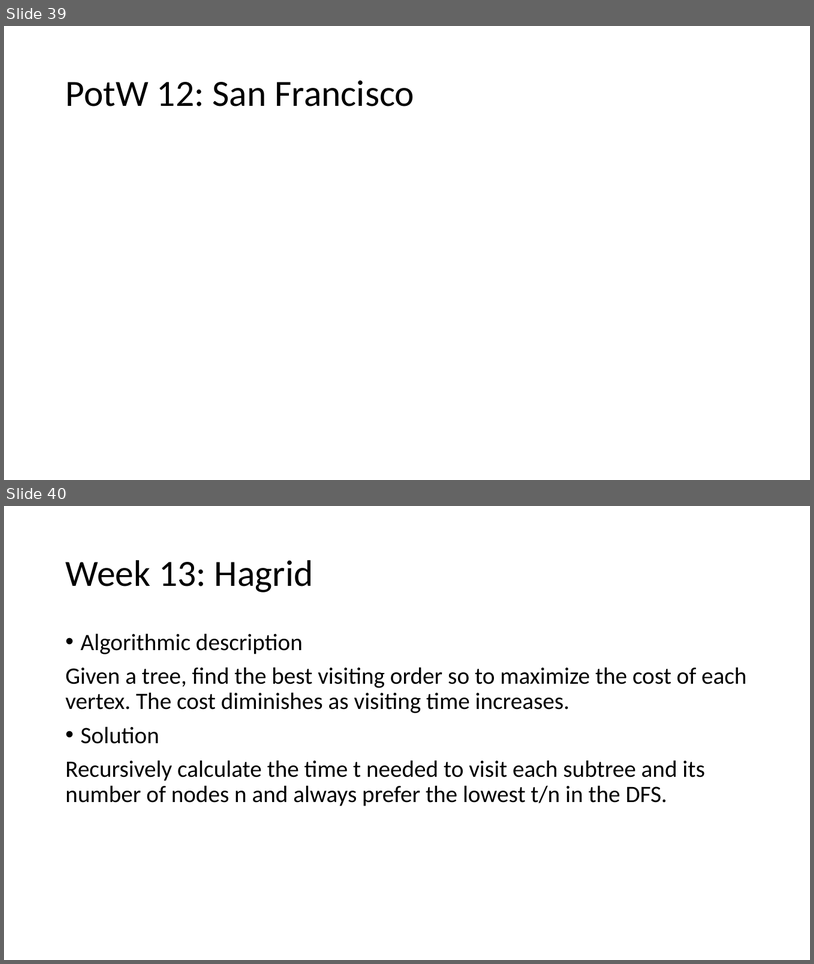
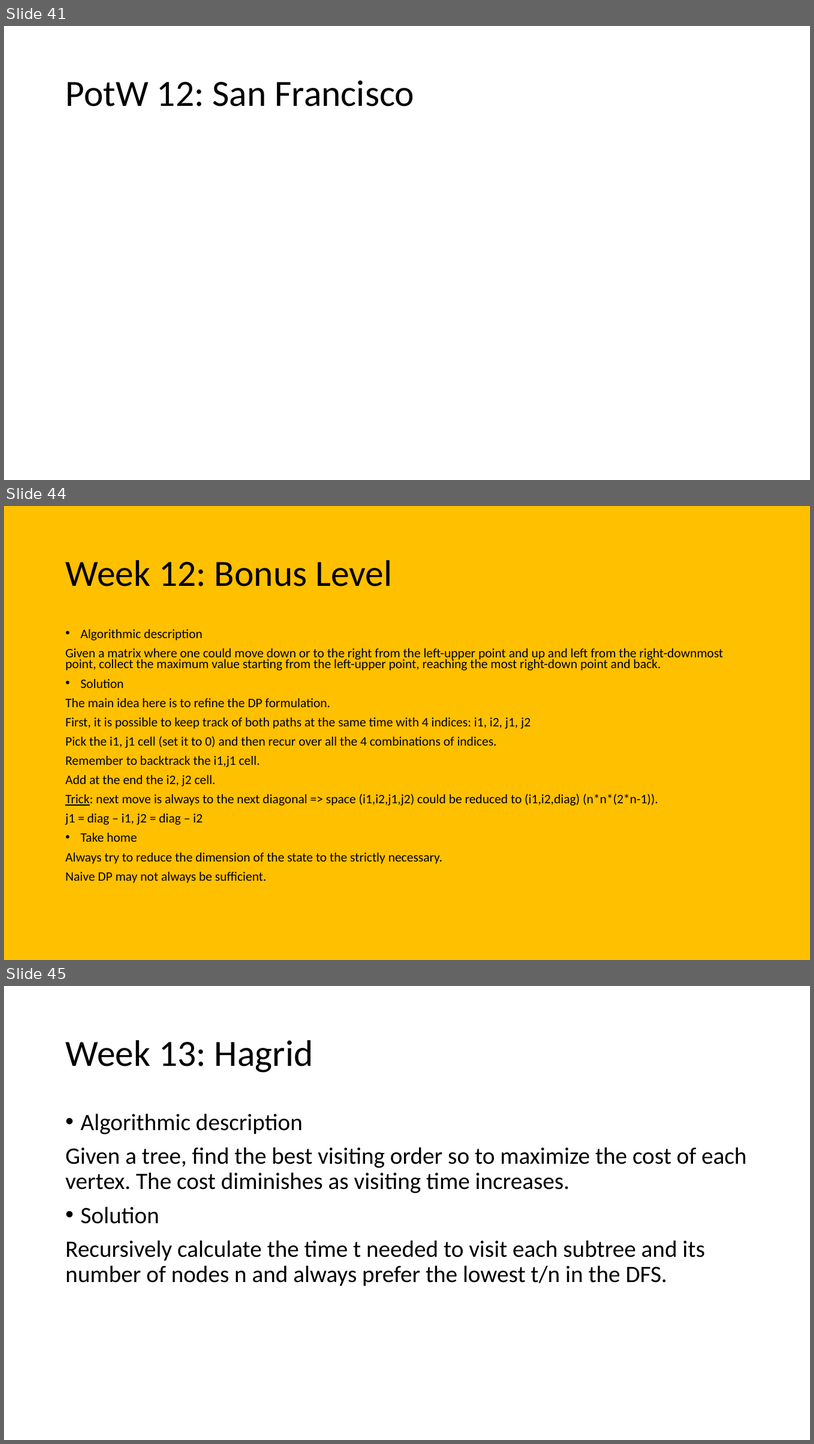
Before and after one commit to giacomocamposampiero/algolab, a slide deck: Recap.pptx. Shown one above the other, each under a label of ours: slides 39 and 40 before the commit, slides 41, 44 and 45 after it; the slides between them are not shown. The pictures are 814x964 and 814x1444 pixels, drawn with LibreOffice and Linux fonts; fonts in the diff are those of the drawing; grey boxes stand for pictures. Boxes give left, top, right and bottom in pixels: in the first picture for what was removed or moved away, otherwise in the second. Text is boxed around its words. In the diff, an @@ line names an element or a change of style, - is before the commit and + after.

```diff
--- a/Recap.pptx
+++ b/Recap.pptx
@@ slide 44 added at (4, 506, 810, 960), background #FFC000 @@
@@ title added at (65, 560, 392, 586), 44 pt, text #000000 @@
+Week 12: Bonus Level
@@ text added at (65, 629, 723, 883), 15.4 pt, text #000000 @@
+• Algorithmic description
+Given a matrix where one could move down or to the right from the left-upper point and up and left from the right-downmost point, collect the maximum value starting from the left-upper point, reaching the most right-down point and back.
+• Solution
+The main idea here is to refine the DP formulation.
+First, it is possible to keep track of both paths at the same time with 4 indices: i1, i2, j1, j2
+Pick the i1, j1 cell (set it to 0) and then recur over all the 4 combinations of indices.
+Remember to backtrack the i1,j1 cell.
+Add at the end the i2, j2 cell.
+Trick: next move is always to the next diagonal => space (i1,i2,j1,j2) could be reduced to (i1,i2,diag) (n*n*(2*n-1)).
+j1 = diag – i1, j2 = diag – i2
+• Take home
+Always try to reduce the dimension of the state to the strictly necessary.
+Naive DP may not always be sufficient.
@@ what was slide 39 is now slide 41 @@
@@ what was slide 40 is now slide 45 @@
```
Also in this commit, not shown: 6 slides changed, 4 other slides added, 5 other files.
